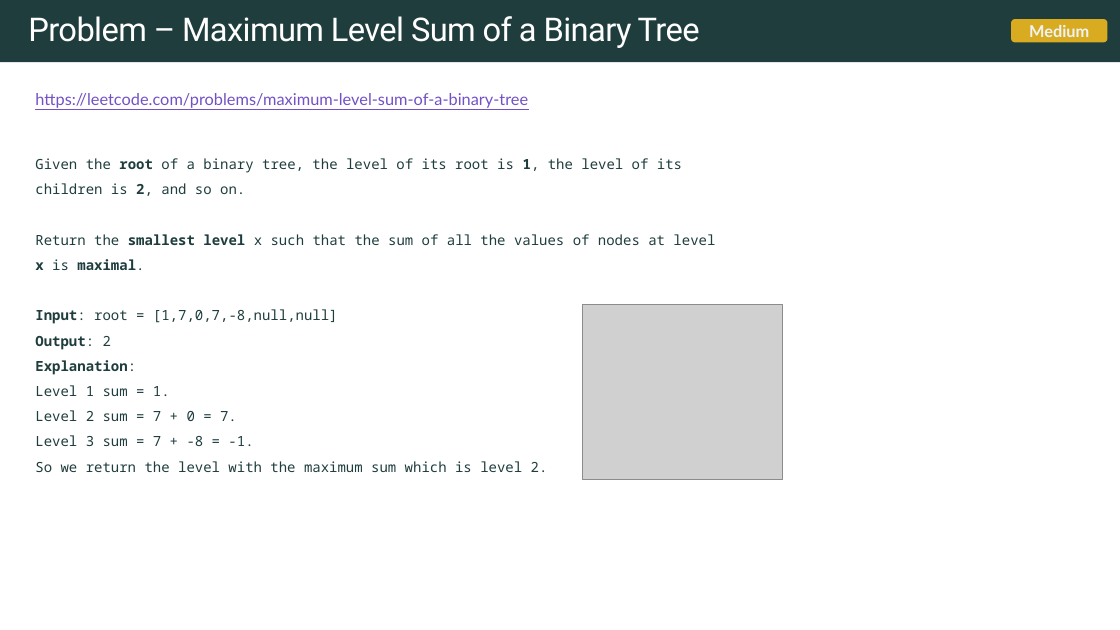
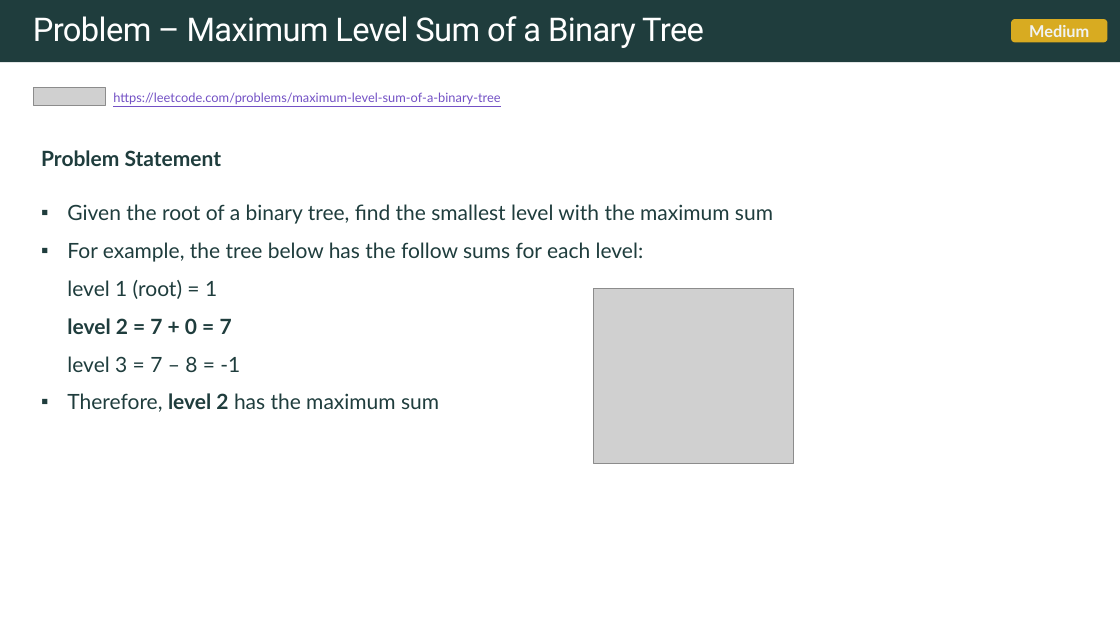
Before and after one commit to rfdavid/coding-interview-handbook-cpp, a slide deck: slide 31 of Algorithm and problem Solving Cheatsheet.pptm (slide 27 before the commit). Drawn at 1120x630 pixels with LibreOffice and Linux fonts; fonts in the diff are those of the drawing; grey boxes stand for pictures. Boxes give left, top, right and bottom in pixels: in the first picture for what was removed or moved away, otherwise in the second. Text is boxed around its words. In the diff, an @@ line names an element or a change of style, - is before the commit and + after.

Commit message:
added max sum of binary tree

```diff
--- a/Algorithm and problem Solving Cheatsheet.pptm
+++ b/Algorithm and problem Solving Cheatsheet.pptm
@@ title "Problem – Maximum Level Sum ..." at (33,16,704,48): vertical alignment middle to top @@
@@ picture added at (34,87,105,106) @@
@@ text "https://leetcode.com/problems/maximum-level-sum-of-a-binary- ...": place and size @@
-text "https://leetcode.com/problems/maximum-level-sum-of-a-binary- ..." at (35,93,528,110)
+text "https://leetcode.com/problems/maximum-level-sum-of-a-binary- ..." at (113,92,500,104)
@@ text "https://leetcode.com/problems/maximum-level-sum-of-a-binary- ..." at (113,92,500,104): size 14 to 11 pt; line spacing 1.5 to 1 @@
@@ text at (41,150,773,412): text changed; size 12 to 18 pt; font Noto Sans Mono to Lato @@
-Given the root of a binary tree, the level of its root is 1, the level of its children is 2, and so on.
-Return the smallest level x such that the sum of all the values of nodes at level x is maximal.
-Input: root = [1,7,0,7,-8,null,null]
-Output: 2
-Explanation:
-Level 1 sum = 1.
-Level 2 sum = 7 + 0 = 7.
-Level 3 sum = 7 + -8 = -1.
-So we return the level with the maximum sum which is level 2.
+Problem Statement
+▪ Given the root of a binary tree, find the smallest level with the maximum sum
+▪ For example, the tree below has the follow sums for each level:
+  level 1 (root) = 1
+  level 2 = 7 + 0 = 7
+  level 3 = 7 – 8 = -1
+▪ Therefore, level 2 has the maximum sum
@@ picture: place and size @@
-picture at (582,304,782,480)
+picture at (593,288,793,464)
```
Also in this commit, not shown: 3 other slides changed, 5 slides added, 11 other files.
